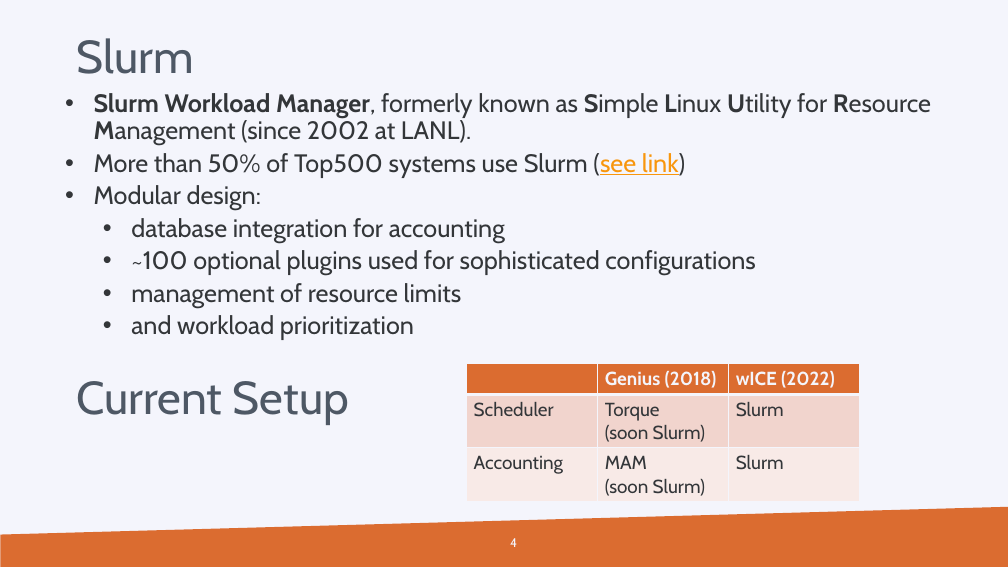
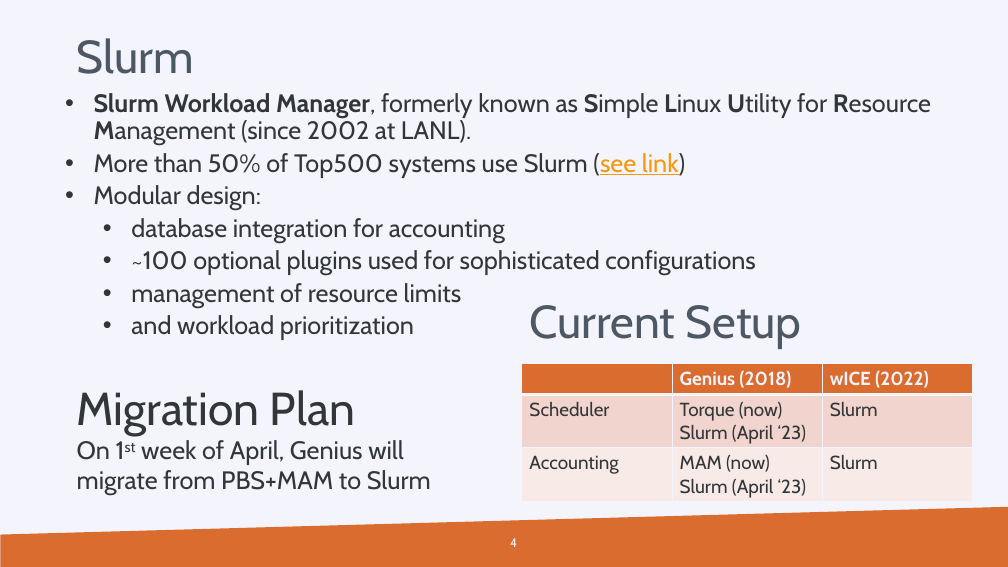
Before and after one commit to hpcleuven/Slurm-lunchbox, a slide deck: slide 4 of Slurm_Lunchbox.pptx. Drawn at 1008x567 pixels with LibreOffice and Linux fonts; fonts in the diff are those of the drawing; background and template pictures are left out. Boxes give left, top, right and bottom in pixels: in the first picture for what was removed or moved away, otherwise in the second. Text is boxed around its words. In the diff, an @@ line names an element or a change of style, - is before the commit and + after.

```diff
--- a/Slurm_Lunchbox.pptx
+++ b/Slurm_Lunchbox.pptx
@@ text "Current Setup" moved from (x1=77, y1=381, x2=349, y2=425) to (x1=529, y1=305, x2=802, y2=349) @@
@@ table at (x1=522, y1=364, x2=973, y2=502) @@
-row 2, column 2: Torque (soon Slurm)
+row 2, column 2: Torque (now) Slurm (April ‘23)
-row 3, column 2: MAM (soon Slurm)
+row 3, column 2: MAM (now) Slurm (April ‘23)
@@ table resized from (x1=467, y1=364, x2=859, y2=501) to (x1=522, y1=364, x2=973, y2=502) @@
@@ text added at (x1=77, y1=390, x2=431, y2=496), 24 pt, text #333639 @@
+Migration Plan
+On 1st week of April, Genius will migrate from PBS+MAM to Slurm
```
Also in this commit, not shown: 4 other slides changed, 2 slides removed.
